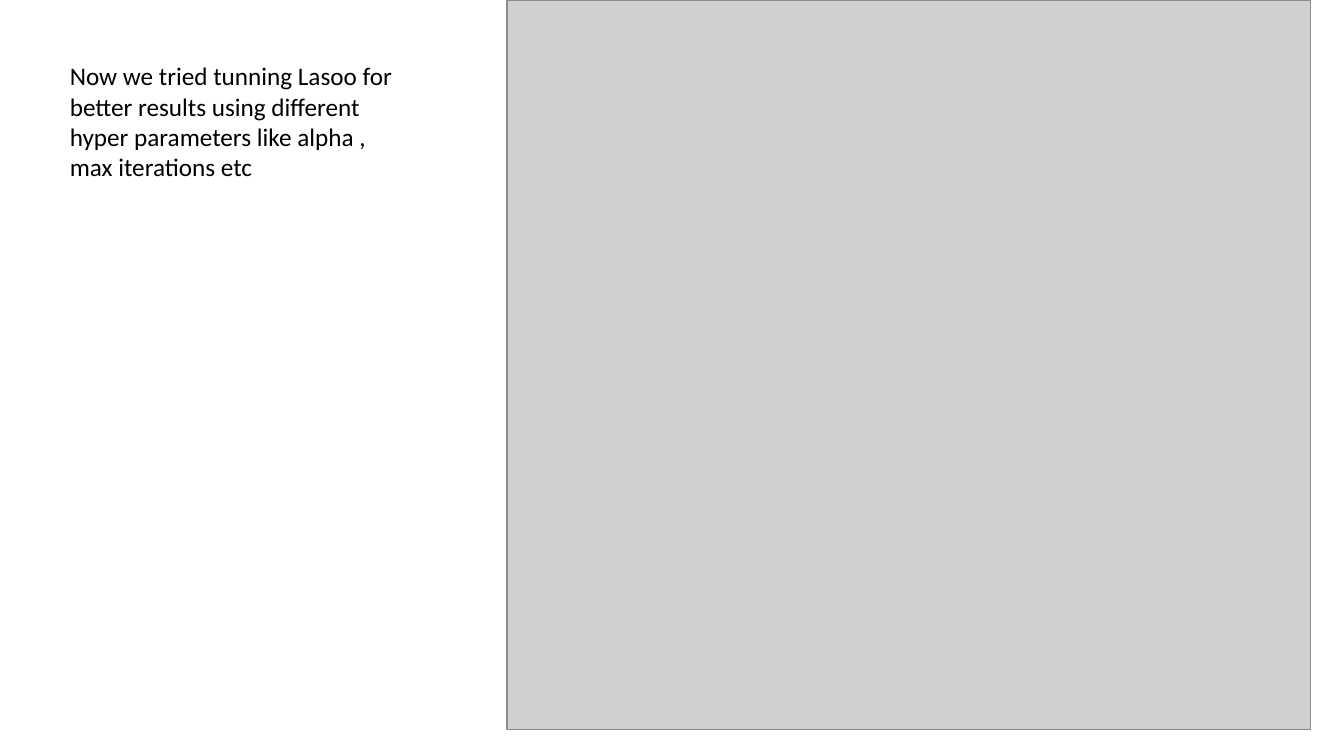
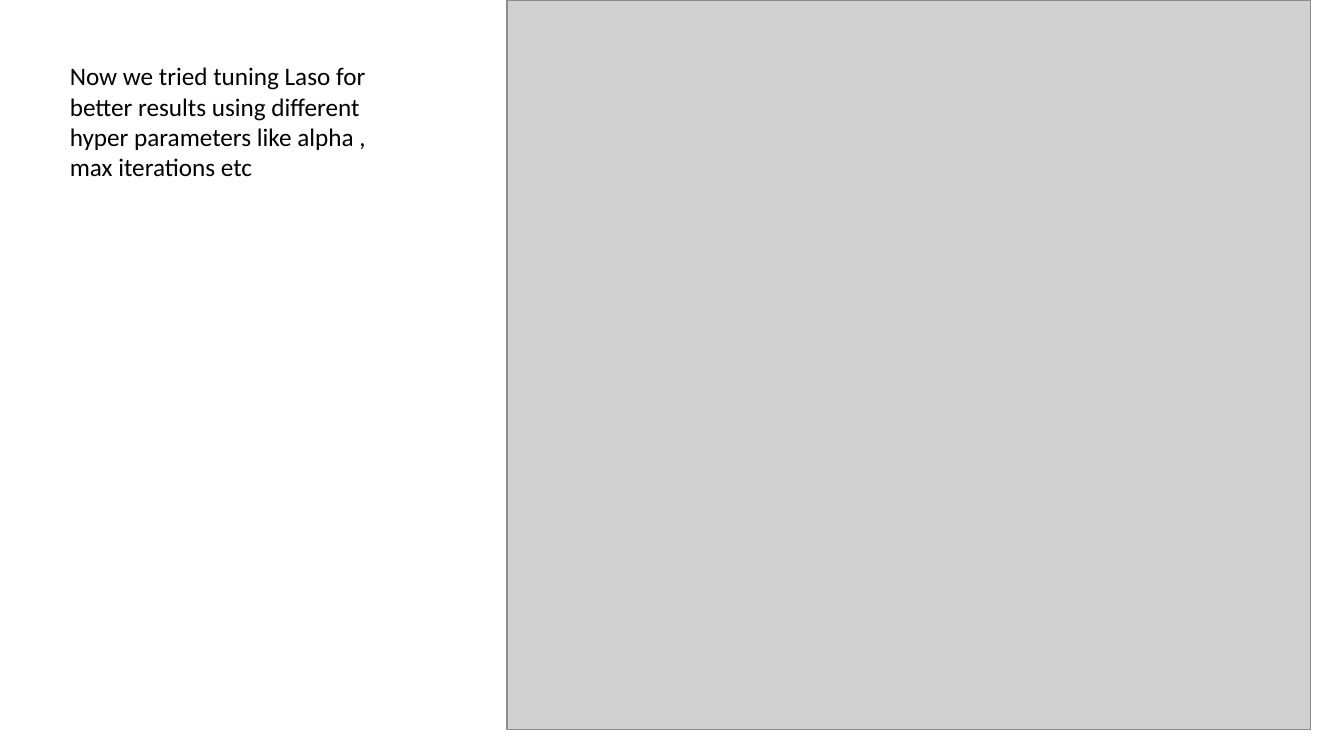
Before and after one commit to vikra8pc/FinalProject_RutgersDS, a slide deck: slide 14 of Presentation.pptx (slide 12 before the commit). Drawn at 1344x756 pixels with LibreOffice and Linux fonts; fonts in the diff are those of the drawing; grey boxes stand for pictures. Boxes give left, top, right and bottom in pixels: in the first picture for what was removed or moved away, otherwise in the second. Text is boxed around its words. In the diff, an @@ line names an element or a change of style, - is before the commit and + after.

```diff
--- a/Presentation.pptx
+++ b/Presentation.pptx
@@ text at (x1=70, y1=67, x2=365, y2=177): text changed @@
-Now we tried tunning Lasoo for better results using different hyper parameters like alpha , max iterations etc
+Now we tried tuning Laso for better results using different hyper parameters like alpha , max iterations etc
```
Also in this commit, not shown: 4 other slides changed, 11 slides added, 1 slide removed, 1 other file.
